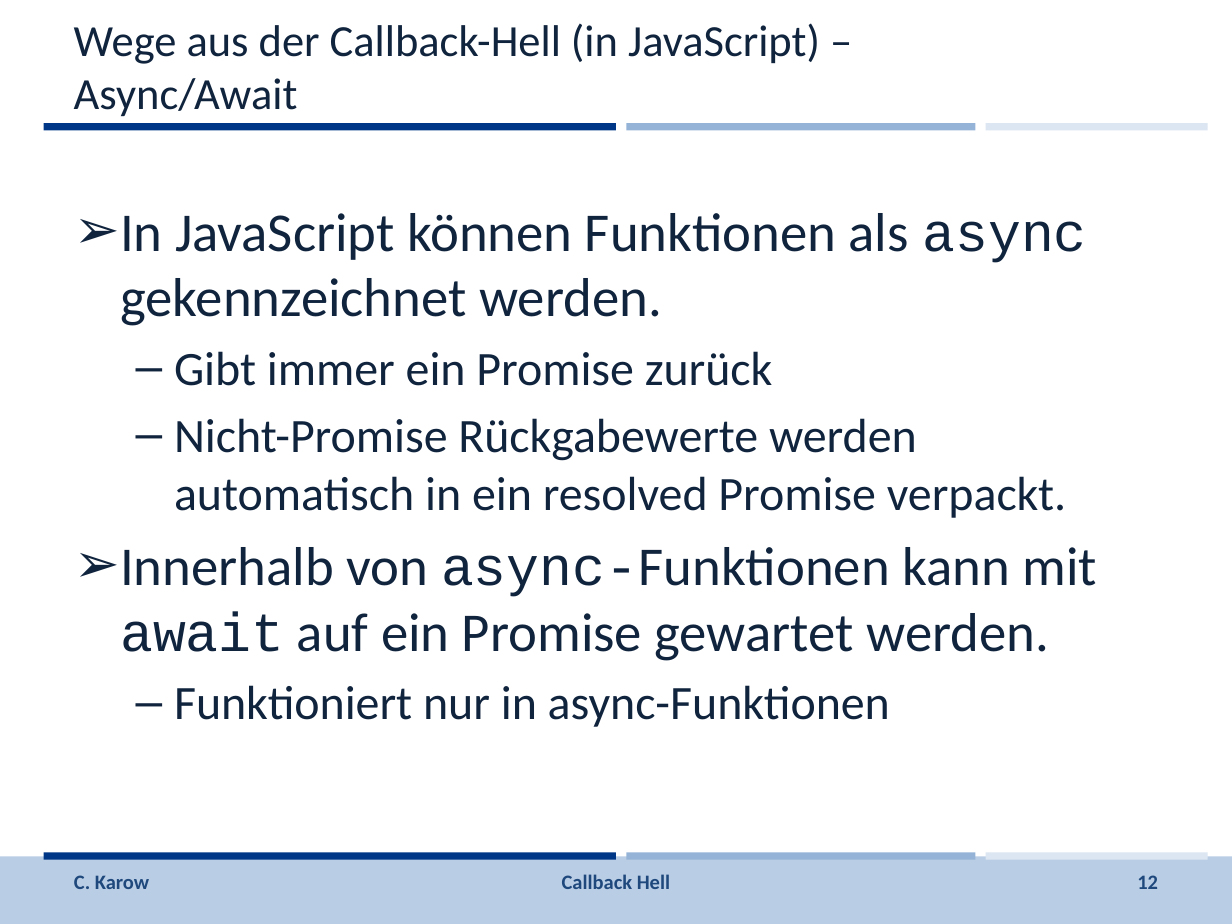
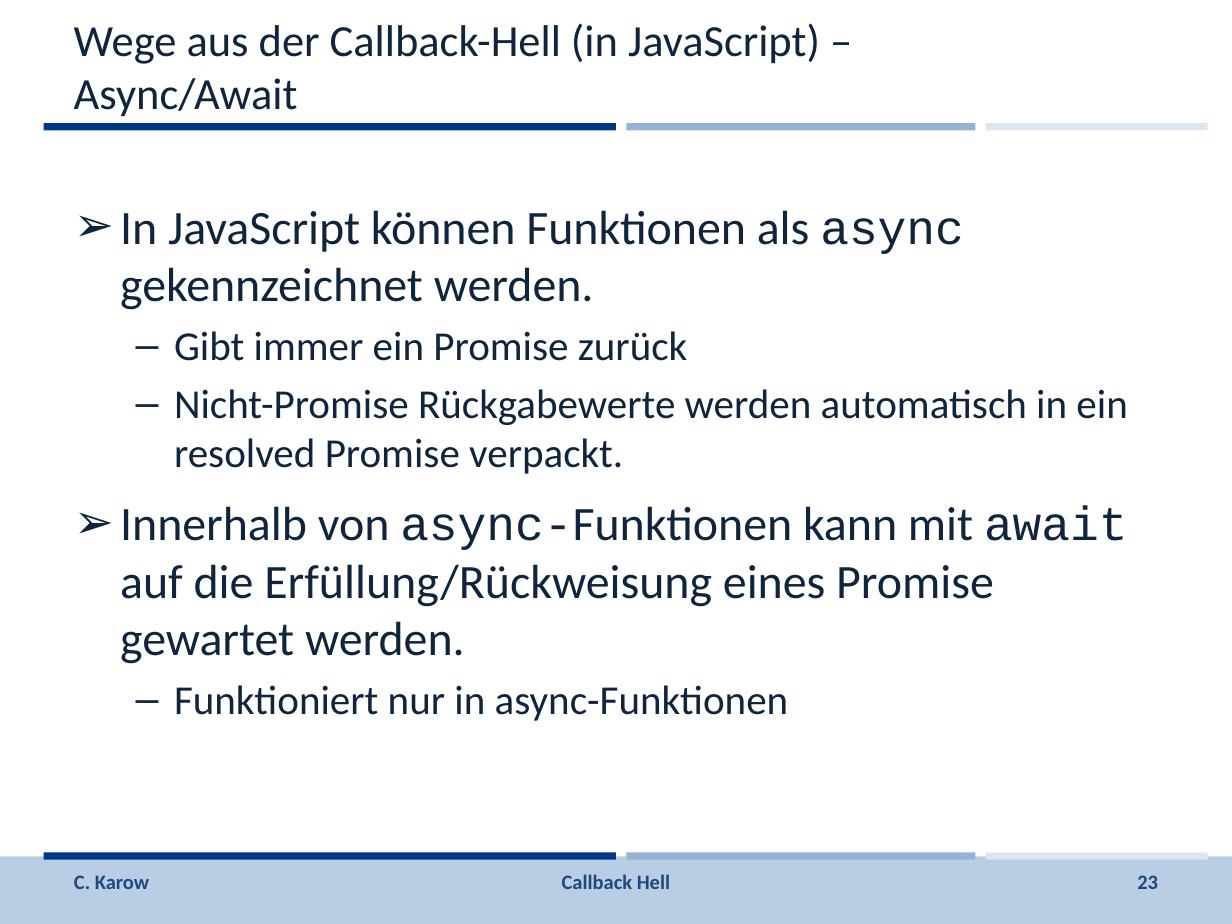
Before and after one commit to johbra/Reaktive-Programmierung, a slide deck: slide 23 of Vorlesung/Folien/CallbackHell.pptx (slide 12 before the commit). Drawn at 1232x924 pixels with LibreOffice and Linux fonts; fonts in the diff are those of the drawing; background and template pictures are left out. Boxes give left, top, right and bottom in pixels: in the first picture for what was removed or moved away, otherwise in the second. Text is boxed around its words. In the diff, an @@ line names an element or a change of style, - is before the commit and + after.

```diff
--- a/Vorlesung/Folien/CallbackHell.pptx
+++ b/Vorlesung/Folien/CallbackHell.pptx
@@ text at (120,210,1127,721): size 32 to 28 pt in "In JavaScript können Funktionen als async gekennzeichnet ..."; size 28 to 24 pt in "Gibt immer ein Promise zurück", "Nicht-Promise Rückgabewerte werden automatisch in ein resolv ...", "Funktioniert nur in async-Funktionen"; more space between paragraphs @@
@@ text at (120,506,1128,664): text changed; size 32 to 28 pt @@
-➢ Innerhalb von async-Funktionen kann mit await auf ein Promise gewartet werden.
+➢ Innerhalb von async-Funktionen kann mit await auf die Erfüllung/Rückweisung eines Promise gewartet werden.
@@ page number at (1137,875,1158,889): text changed @@
-12
+23
```
Also in this commit, not shown: 6 other slides changed, 11 slides added, 3 other files.
